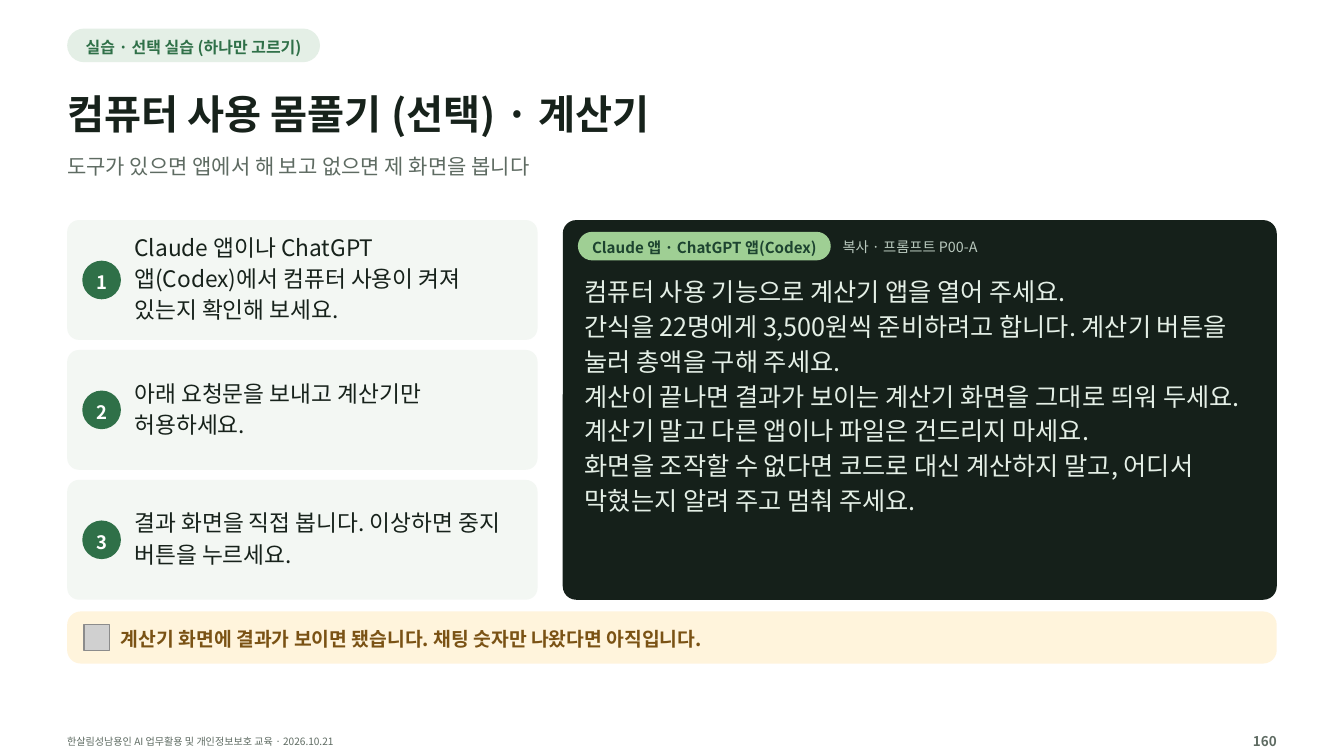
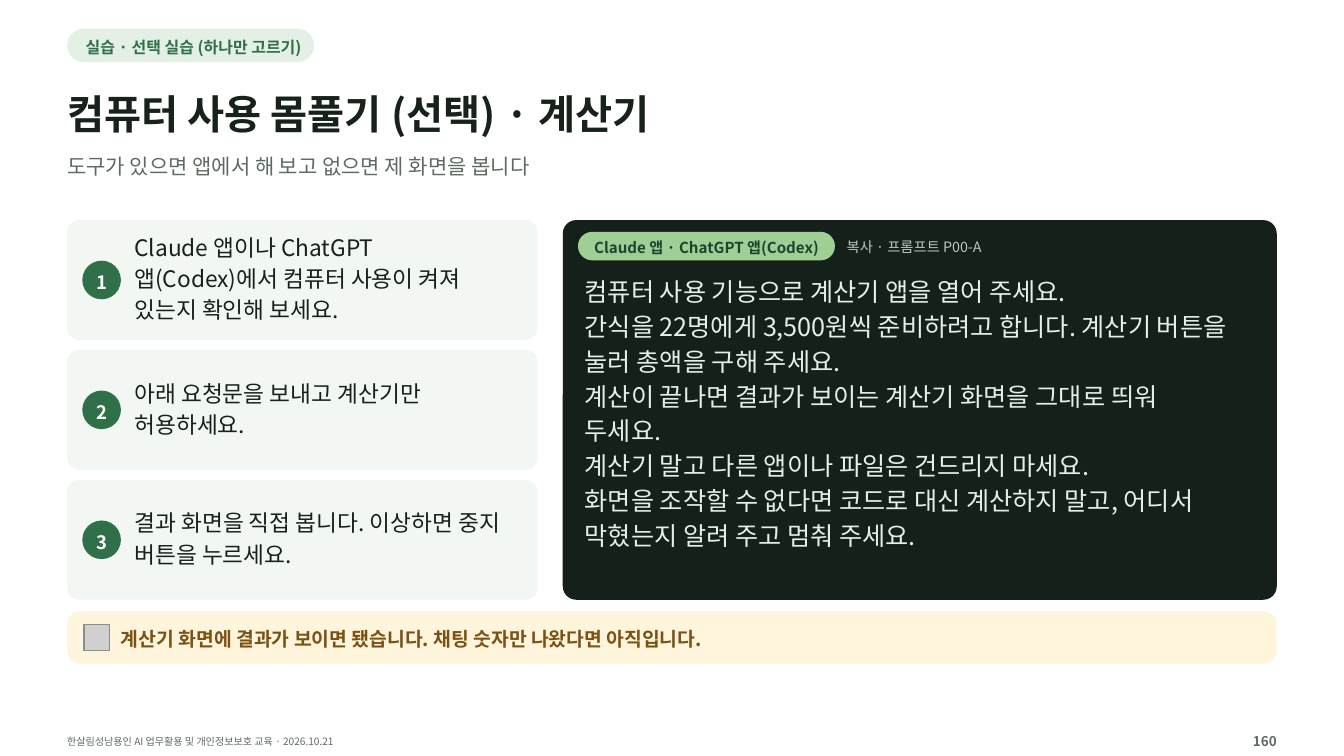
Before and after one commit to kscold/kscold-blog-version-2, a slide deck: slide 160 of apps/web/public/hansalim/files/한살림_AI교육_강의자료.pptx. Drawn at 1344x756 pixels with LibreOffice and Linux fonts; fonts in the diff are those of the drawing; grey boxes stand for pictures. Boxes give left, top, right and bottom in pixels: in the first picture for what was removed or moved away, otherwise in the second. Text is boxed around its words. In the diff, an @@ line names an element or a change of style, - is before the commit and + after.

```diff
--- a/apps/web/public/hansalim/files/한살림_AI교육_강의자료.pptx
+++ b/apps/web/public/hansalim/files/한살림_AI교육_강의자료.pptx
@@ rounded rectangle: place and size @@
-rounded rectangle at [68,28,321,62]
+rounded rectangle at [68,28,315,62]
@@ rounded rectangle: place and size @@
-rounded rectangle at [578,232,831,260]
+rounded rectangle at [578,232,835,260]
@@ text "복사 · 프롬프트 P00-A": place and size @@
-text "복사 · 프롬프트 P00-A" at [843,240,978,253]
+text "복사 · 프롬프트 P00-A" at [847,240,982,253]
@@ text at [585,385,1157,442]: text changed @@
-계산이 끝나면 결과가 보이는 계산기 화면을 그대로 띄워 두세요.
+계산이 끝나면 결과가 보이는 계산기 화면을 그대로 띄워
+두세요.
```
Also in this commit, not shown: 138 other slides changed, 3 other files.
